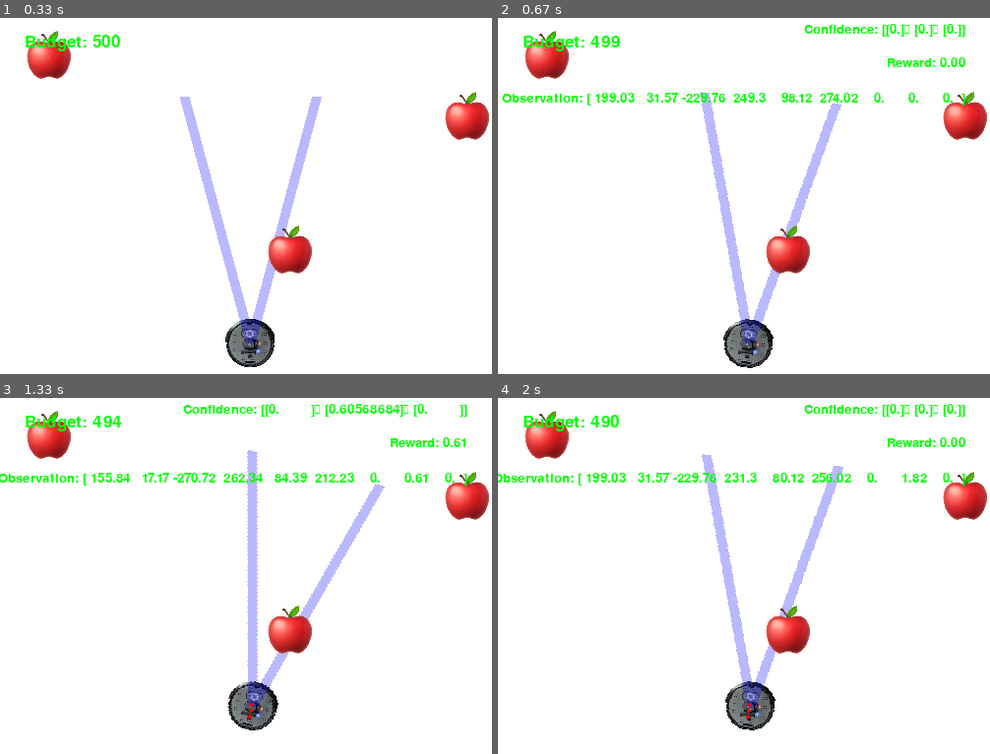
Above: before the commit, frames 1-4 (two rows, left to right).
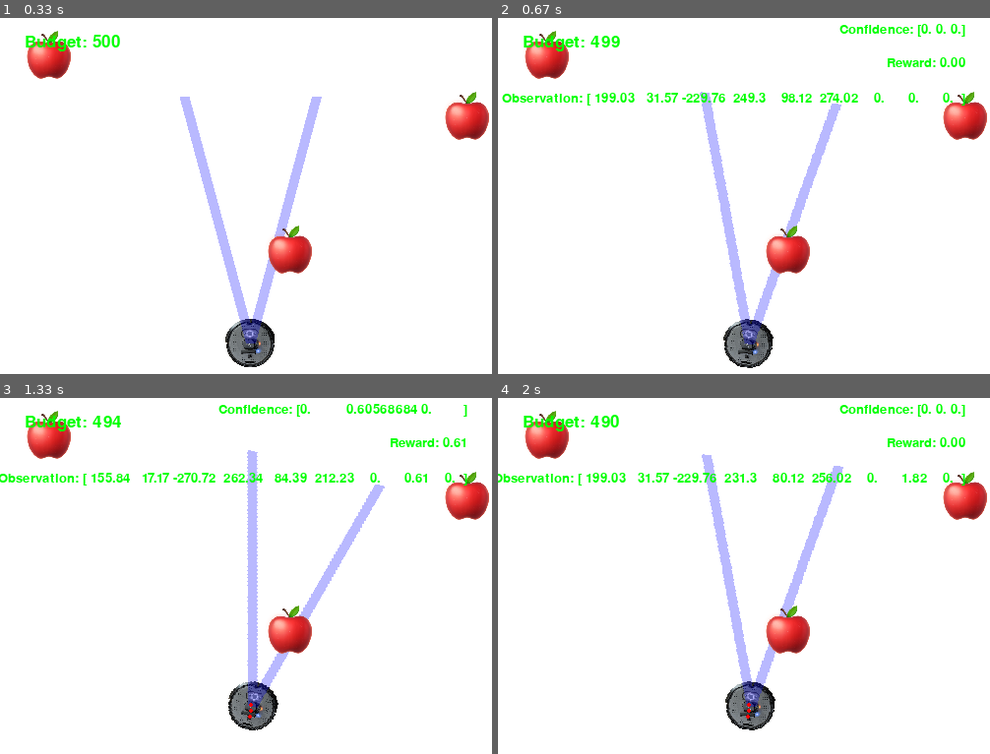
Above: after the commit, the same moments.

Repository: Anwealso/ReLOaD
Game: pygame game, started from reload/simplesim/env_gym.py
The game is run twice, just before and just after one commit, with the same random seed, the same clock (stepped at 60 frames per second) and the same inputs.
Inputs:
- Up to frame 1 (0.33 s): no input
- Up to frame 2 (0.67 s): hold Right from 0.33 s (still down)
- Up to frame 3 (1.33 s): release Right at 0.8 s; hold Up 0.83-1.13 s; tap Space at 0.9, 1.23 s; hold Right from 1.17 s (still down)
- Up to frame 4 (2 s): release Right at 1.63 s; hold Left from 1.67 s (still down); tap Space at 1.73 s

Frame 1 is identical in both runs. In frame 2, 0.6% of the frame differs, in the area x 62-95%, y 1-6%; in frame 3, 0.9%, in the area x 37-95%, y 1-6%; in frame 4, 0.6%.

Commit message:
Fixed scoreboard formatting

Diff:
--- a/reload/simplesim/env_gym.py
+++ b/reload/simplesim/env_gym.py
@@ -446,7 +446,7 @@
             # Show info on scoreboard
             self.game.set_scoreboard(
                 {
-                    "Confidence": format(self.game.current_confidences),
+                    "Confidence": format(self.game.current_confidences.flatten()),
                     # "Variance": format(self.variance, ".2f"),
                     "Reward": format(reward, ".2f"),
                     # "Curr Entropies": format(self.current_entropies),
